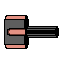
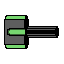
Layers edited between the first and the second (64, 64) image:
painted on "Paint Layer 6" (1st of 2) over [6, 16, 25, 48]
